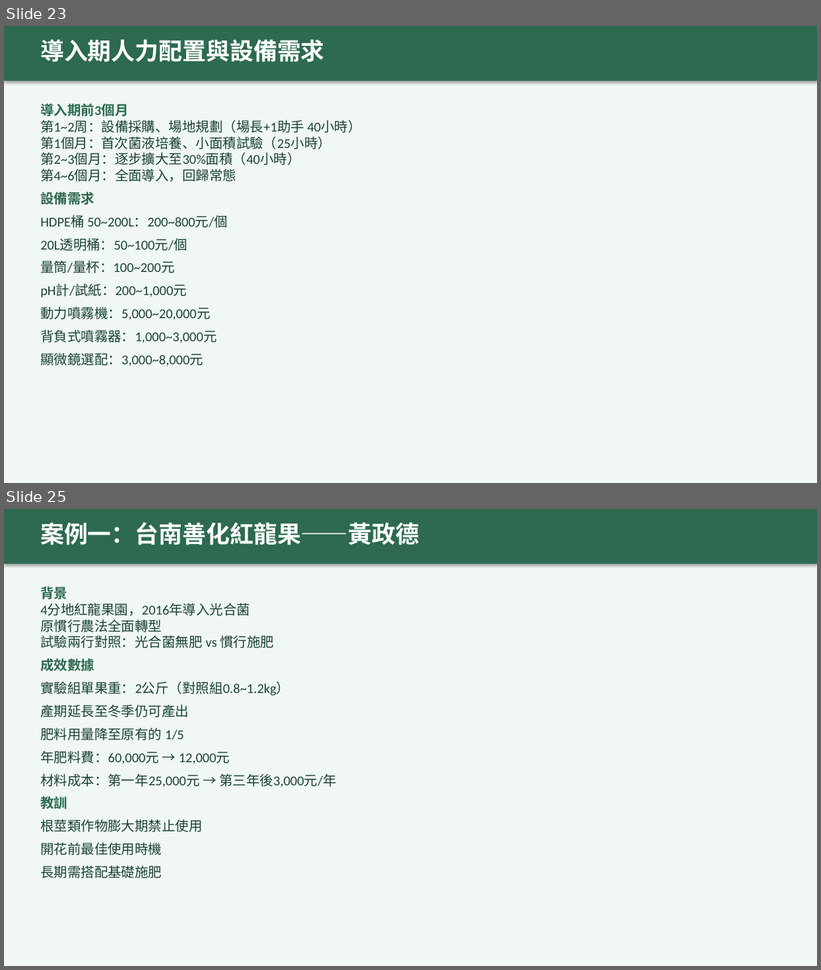
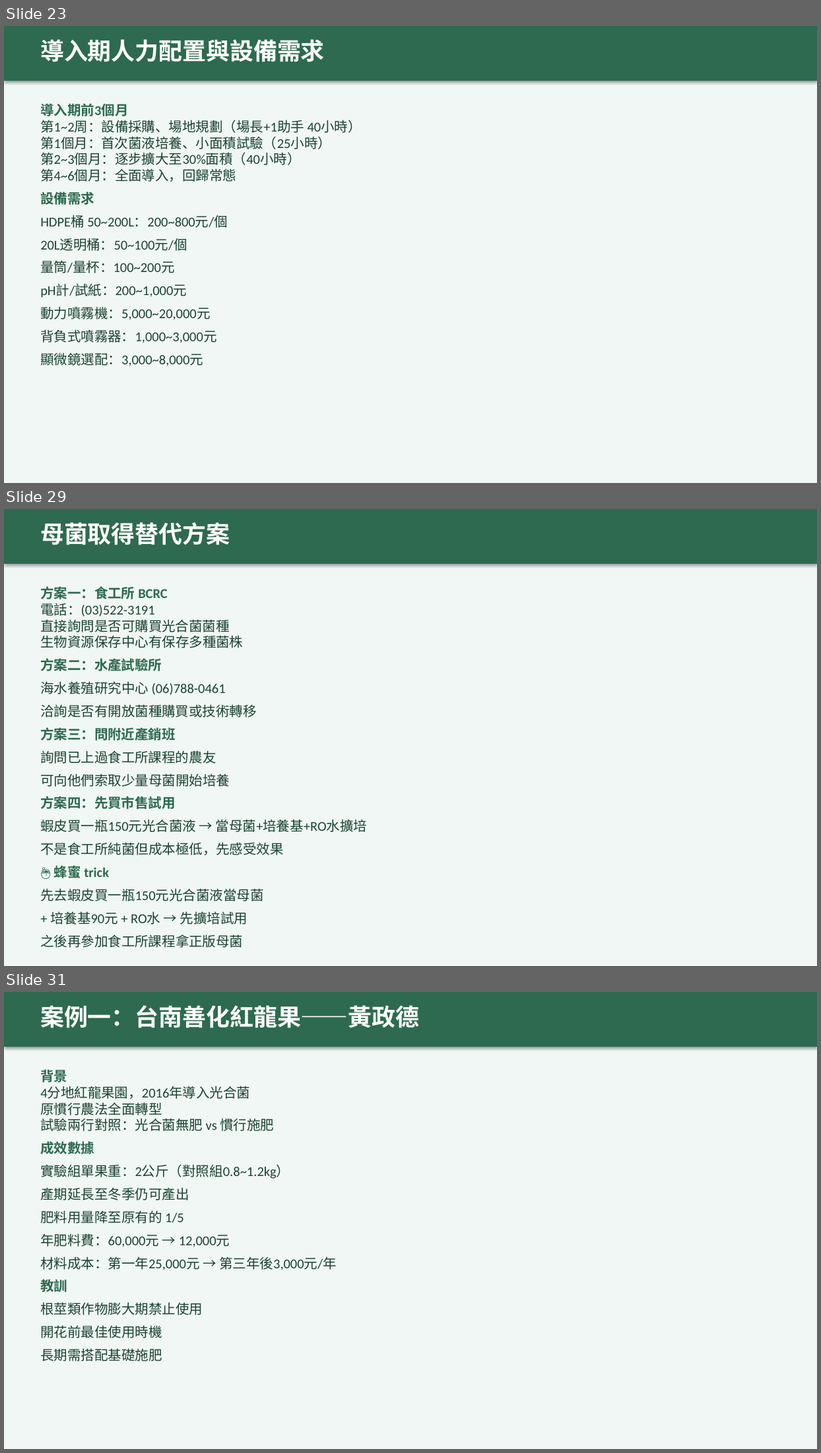
Before and after one commit to waiaoinfo-create/em-photosynthetic-farm, a slide deck: EM菌與光合菌農場實務手冊.pptx. Shown one above the other, each under a label of ours: slides 23 and 25 before the commit, slides 23, 29 and 31 after it; the slides between them are not shown. The pictures are 821x970 and 821x1453 pixels, drawn with LibreOffice and Linux fonts; fonts in the diff are those of the drawing. Boxes give left, top, right and bottom in pixels: in the first picture for what was removed or moved away, otherwise in the second. Text is boxed around its words. In the diff, an @@ line names an element or a change of style, - is before the commit and + after.

```diff
--- a/EM菌與光合菌農場實務手冊.pptx
+++ b/EM菌與光合菌農場實務手冊.pptx
@@ slide 29 added at [4, 509, 817, 966], background #F0F7F4 @@
@@ rectangle added at [4, 509, 817, 564], fill #2D6A4F @@
@@ text added at [40, 522, 230, 545], 28 pt, text #FFFFFF, bold @@
+母菌取得替代方案
@@ text added at [40, 586, 367, 925], 16 pt, text #1B4332 @@
+方案一：食工所 BCRC
+電話：(03)522-3191
+直接詢問是否可購買光合菌菌種
+生物資源保存中心有保存多種菌株
+方案二：水產試驗所
+海水養殖研究中心 (06)788-0461
+洽詢是否有開放菌種購買或技術轉移
+方案三：問附近產銷班
+詢問已上過食工所課程的農友
+可向他們索取少量母菌開始培養
+方案四：先買市售試用
+蝦皮買一瓶150元光合菌液 → 當母菌+培養基+RO水擴培
+不是食工所純菌但成本極低，先感受效果
+🍯 蜂蜜 trick
+先去蝦皮買一瓶150元光合菌液當母菌
++ 培養基90元 + RO水 → 先擴培試用
+之後再參加食工所課程拿正版母菌
@@ what was slide 25 is now slide 31 @@
```
Also in this commit, not shown: 4 slides changed, 5 other slides added, 2 other files.
